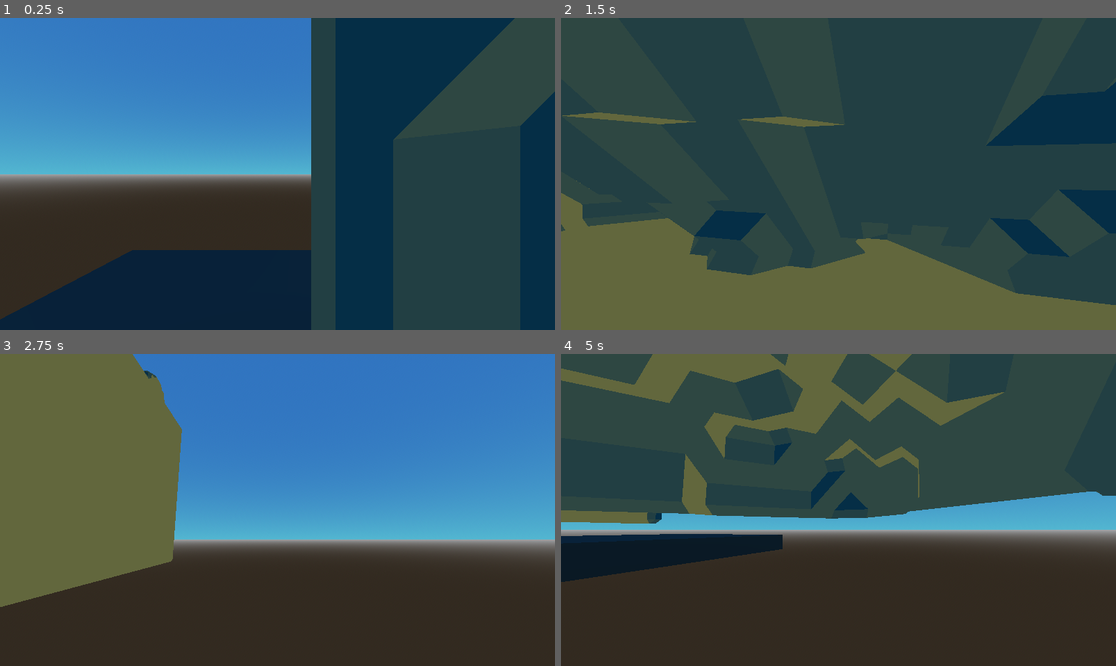
Above: before the commit, frames 1-4 (two rows, left to right).
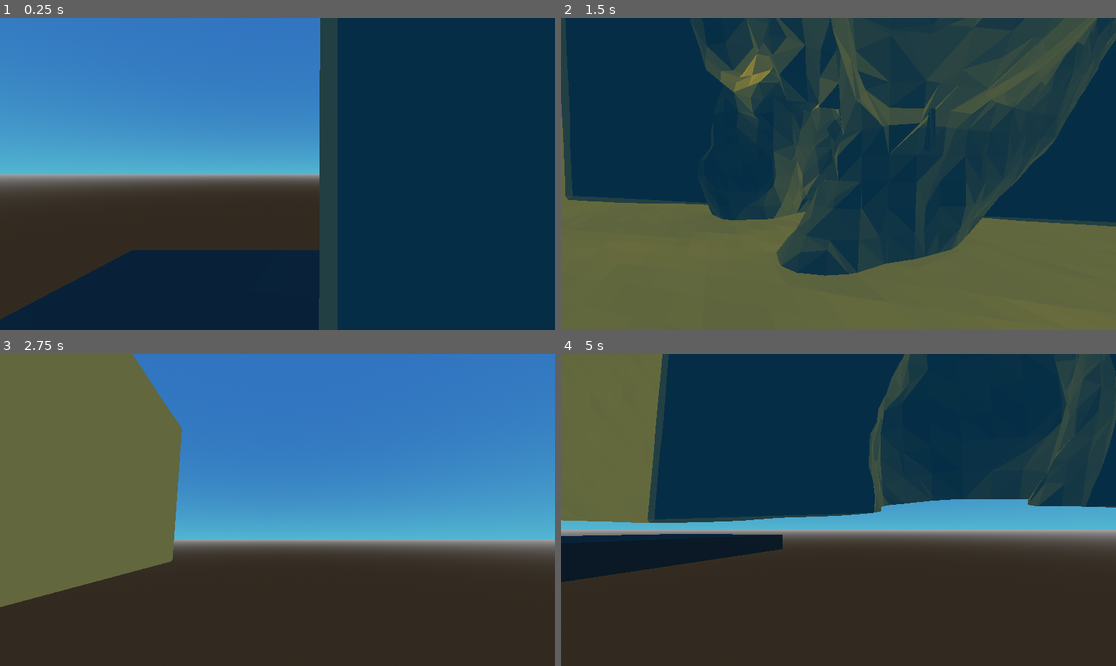
Above: after the commit, the same moments.

Repository: townofdon/godot-cavegen
Game: Godot game, scene res://scenes/test-scene.tscn
The game is run twice, just before and just after one commit, with the same random seed, the same clock (stepped at 60 frames per second) and the same inputs.
Inputs (mouse positions are in pixels of both pictures, inside the frame that each line leads up to):
- Up to frame 1 (0.25 s): no input
- Up to frame 2 (1.5 s): tap Enter at 0.5 s; move the mouse to (960, 158) at 0.52 s; hold D (move_right) 0.53-1.28 s; move the mouse to (727, 189) at 1.27 s; hold S (move_back) from 1.28 s (still down)
- Up to frame 3 (2.75 s): move the mouse to (333, 441) at 2.02 s; release S (move_back) at 2.03 s; hold D (move_right) from 2.03 s (still down)
- Up to frame 4 (5 s): move the mouse to (810, 572) at 2.77 s; release D (move_right) at 2.78 s; hold W (move_forward) 2.78-3.53 s; move the mouse to (1005, 556) at 3.52 s; hold A (move_left) from 3.53 s (still down); tap Space at 4.25 s; move the mouse to (672, 463) at 4.27 s

The runs differ from the first frame. In frame 1, 22% of the frame differs, in the area x 56-100%, y 0-100%; in frame 2, 44%, in the area x 0-100%, y 0-92%; in frame 3, 0.1%; in frame 4, 42%.

Commit message:
checkpoint: try optimizing before switch to C#

Diff:
--- a/resources/config.tres
+++ b/resources/config.tres
@@ -10,7 +10,8 @@
 cell_size = 0.5
 border_size = 1
 noise_seed = 0
-iso_value = null
+iso_value = 0.5
 ceiling = 0.67
-curve = null
+curve = 1.0
+interpolate = true
 metadata/_custom_type_script = "uid://dqy6yru8mv4oj"
--- a/scenes/test-scene.tscn
+++ b/scenes/test-scene.tscn
@@ -32,16 +32,16 @@
 [sub_resource type="BoxShape3D" id="BoxShape3D_4n1no"]
 
 [sub_resource type="FastNoiseLite" id="FastNoiseLite_oktae"]
-noise_type = 3
-seed = 1
-frequency = 0.0829
-offset = Vector3(279.29, -97.29, -249.45)
-fractal_type = 0
+noise_type = 4
+seed = 2
+frequency = 0.0376
+offset = Vector3(331.24, -97.29, -152.15)
+fractal_type = 3
 fractal_octaves = 6
 fractal_lacunarity = 1.93
 fractal_weighted_strength = 0.19
 domain_warp_enabled = true
-domain_warp_amplitude = 19.94
+domain_warp_amplitude = 19.15
 domain_warp_frequency = 0.01
 domain_warp_fractal_type = 2
 domain_warp_fractal_octaves = 1
--- a/scripts/config.gd
+++ b/scripts/config.gd
@@ -25,7 +25,11 @@
 @export var ceiling: float = 0.75:
 	set(v): ceiling = v; _notify_changed(1)
 ## ease curve applied to noise: 0 => easeIn, 1 => linear, 2 => easeOut
-@export_range(0, 2) var curve:float = 1
+@export_range(0, 2) var curve:float = 1:
+	set(v): curve = v; _notify_changed(1)
+## when enabled, vertices are interpolated to more closely match the isosurface
+@export var interpolate:bool = true:
+	set(v): interpolate = v; _notify_changed(1)
 
 #@export_group("Noise")
 #@export var noise_type := FastNoiseLite.NoiseType.TYPE_SIMPLEX_SMOOTH: set = _notify_changed
--- a/scripts/meshgen.gd
+++ b/scripts/meshgen.gd
@@ -29,12 +29,13 @@
 	noise_samples = []
 	var minV := INF
 	var maxV := -INF
-	# first pass - sample all noise values in grid
+	# first pass - sample all noise values in grid - ORDER MATTERS HERE FOR NOISE LOOKUP!
 	for z in num_cells.z:
 		for y in num_cells.y:
-			var below_ceiling := y + 1 < cfg.ceiling * num_cells.y
 			for x in num_cells.x:
-				# if outside, set to 0
+				var val := noise.get_noise_3d(x, y, z)
+				noise_samples.append(val)
+				# if at boundary, skip
 				if (
 					x == 0 ||
 					y == 0 ||
@@ -43,24 +44,16 @@
 					y == num_cells.y - 1 ||
 					z == num_cells.z - 1
 				):
-					noise_samples.append(0)
 					continue
-				# if border, set to 1
-				if (
-					below_ceiling && (
-						x <= cfg.border_size ||
-						y <= cfg.border_size ||
-						z <= cfg.border_size ||
-						x >= num_cells.x - 1 - cfg.border_size ||
-						y >= num_cells.y - 1 - cfg.border_size ||
-						z >= num_cells.z - 1 - cfg.border_size
-					)
+				# if below_ceiling and at border, skip
+				if (y + 1 < cfg.ceiling * num_cells.y) && (
+					x <= cfg.border_size ||
+					y <= cfg.border_size ||
+					z <= cfg.border_size ||
+					x >= num_cells.x - 1 - cfg.border_size ||
+					z >= num_cells.z - 1 - cfg.border_size
 				):
-					noise_samples.append(1)
 					continue
-				# calc actual noise value for everything else
-				var val := noise.get_noise_3d(x, y, z)
-				noise_samples.append(val)
 				if val < minV: minV = val
 				if val > maxV: maxV = val
 	# second pass - normalize noise values
@@ -78,6 +71,32 @@
 				val = lerpf(valEaseIn, val, clampf(cfg.curve, 0, 1))
 				val = lerpf(val, valEaseOut, clampf(cfg.curve - 1, 0, 1))
 				noise_samples.set(i, val * get_above_ceil_multiplier(y))
+	# third pass - apply bounds, borders
+	for y in num_cells.y:
+		for z in num_cells.z:
+			for x in num_cells.x:
+				var i := x + y*num_cells.x + z*num_cells.y*num_cells.x
+				# if at boundary, set to 0
+				if (
+					x == 0 ||
+					y == 0 ||
+					z == 0 ||
+					x == num_cells.x - 1 ||
+					y == num_cells.y - 1 ||
+					z == num_cells.z - 1
+				):
+					noise_samples.set(i, 0)
+					continue
+				# if below ceiling and at border, set to 1
+				if (y + 1 < cfg.ceiling * num_cells.y) && (
+					x <= cfg.border_size ||
+					y <= cfg.border_size ||
+					z <= cfg.border_size ||
+					x >= num_cells.x - 1 - cfg.border_size ||
+					z >= num_cells.z - 1 - cfg.border_size
+				):
+					noise_samples.set(i, 1)
+					continue
 
 ## return a value where 1 => at ceil, 0 => at bounds
 func get_above_ceil_multiplier(y:int) -> float:
@@ -91,11 +110,39 @@
 		return 0.0
 	return clampf(inverse_lerp(max_y, ceiling, y), 0.0, 1.0)
 
-func get_noise_value(x:int, y:int, z:int) -> float:
-	var i := x + y*num_cells.x + z*num_cells.y*num_cells.x
-	if (i < 0 || i >= len(noise_samples)):
-		return INF;
-	return noise_samples.get(i)
+## determine whether coords are outside the bounds
+#func is_bounds(x:int, y:int, z:int) -> bool:
+	#return (
+		#x == 0 ||
+		#y == 0 ||
+		#z == 0 ||
+		#x == num_cells.x - 1 ||
+		#y == num_cells.y - 1 ||
+		#z == num_cells.z - 1
+	#)
+
+## return true when coords constitute a border (wall)
+#func is_border(x:int, y:int, z:int) -> bool:
+	#return !is_bounds(x, y, z) && (
+		#x <= cfg.border_size ||
+		#y <= cfg.border_size ||
+		#z <= cfg.border_size ||
+		## exclude (y >= borderStart) check since the ceiling is always open
+		#x >= num_cells.x - 1 - cfg.border_size ||
+		#z >= num_cells.z - 1 - cfg.border_size
+	#)
+
+func dist_from_border(x:int, y:int, z:int) -> int:
+	var dist_x:int = mini(absi(x - cfg.border_size), absi(num_cells.x - 1 - cfg.border_size - x))
+	var dist_y:int = absi(y - cfg.border_size)
+	var dist_z:int = mini(absi(z - cfg.border_size), absi(num_cells.z - 1 - cfg.border_size - z))
+	return mini(mini(dist_x, dist_y), dist_z)
+
+#func get_noise_value(x:int, y:int, z:int) -> float:
+	#var i := x + y*num_cells.x + z*num_cells.y*num_cells.x
+	#assert(i >= 0)
+	#assert(i < len(noise_samples))
+	#return noise_samples.get(i)
 
 func march_cubes() -> void:
 	mesh = ImmediateMesh.new()
@@ -137,9 +184,9 @@
 					var z1:int = points1[2]
 					var a = Vector3(x + x0, y + y0, z + z0)
 					var b = Vector3(x + x1, y + y1, z + z1)
-					# TODO: INTERPOLATE a AND b!
-					var point = (a + b) * 0.5;
-					points.append(point)
+					points.append(interpolate_points(a, b))
+					#var point = (a + b) * 0.5;
+					#points.append(point)
 				@warning_ignore("integer_division")
 				for i in len(points) / 3:
 					var point0 := points[i*3 + 0]
@@ -147,6 +194,36 @@
 					var point2 := points[i*3 + 2]
 					add_triangle_to_mesh([point0, point1, point2], uv)
 	mesh.surface_end()
+
+## note - this assumes p0 and p1 are points on the noise grid.
+func interpolate_points(a: Vector3, b: Vector3) -> Vector3:
+	if (!cfg.interpolate):
+		return (a + b) * 0.5;
+	var ia := int(a.x) + int(a.y)*num_cells.x + int(a.z)*num_cells.y*num_cells.x
+	var ib := int(b.x) + int(b.y)*num_cells.x + int(b.z)*num_cells.y*num_cells.x
+	assert(ia >= 0)
+	assert(ia < len(noise_samples))
+	assert(ib >= 0)
+	assert(ib < len(noise_samples))
+	#var noise_a := get_noise_value(int(a.x), int(a.y), int(a.z))
+	#var noise_b := get_noise_value(int(b.x), int(b.y), int(b.z))
+	var noise_a:float = noise_samples.get(ia)
+	var noise_b:float = noise_samples.get(ib)
+	assert(noise_a >= cfg.iso_value || noise_b >= cfg.iso_value)
+	assert(noise_a != INF)
+	assert(noise_b != INF)
+	if is_zero_approx((absf(cfg.iso_value - noise_a))):
+		return a
+	if is_zero_approx((absf(cfg.iso_value - noise_b))):
+		return b
+	if is_zero_approx((absf(noise_a - noise_b))):
+		return (a + b) * 0.5;
+	var mu := clampf((cfg.iso_value - noise_a) / (noise_b - noise_a), 0, 1)
+	var p := Vector3.ZERO
+	p.x = a.x + mu * (b.x - a.x);
+	p.y = a.y + mu * (b.y - a.y);
+	p.z = a.z + mu * (b.z - a.z);
+	return p
 
 func add_triangle_to_mesh(points: Array[Vector3], uv: Vector2) -> void:
 	assert(points)
@@ -176,20 +253,31 @@
 	return idx
 
 func is_point_active(x:int, y:int, z:int) -> bool:
-	var val := get_noise_value(x, y, z)
+	var i := x + y*num_cells.x + z*num_cells.y*num_cells.x
+	assert(i >= 0)
+	assert(i < len(noise_samples))
+	var val:float = noise_samples.get(i)
+	#var val := get_noise_value(x, y, z)
 	var active := val >= cfg.iso_value
 	var below_ceiling := y + 1 < cfg.ceiling * num_cells.y
-	if active && !below_ceiling && is_point_orphan(x, y, z):
-		active = false
+	# check for orphan sections above ceiling
+	if active && !below_ceiling:
+		for y2 in range(y-1, floori(num_cells.y * cfg.ceiling) - 2, -1):
+			var i2 := x + y2*num_cells.x + z*num_cells.y*num_cells.x
+			assert(i2 >= 0)
+			assert(i2 < len(noise_samples))
+			var val2:float = noise_samples.get(i)
+			if val2 > cfg.iso_value:
+				active = false
 	return active
 
-func is_point_orphan(x:int, y:int, z:int) -> bool:
-	# walk down from y to slightly below the ceiling, checking if any gaps
-	for y2 in range(y-1, floori(num_cells.y * cfg.ceiling) - 2, -1):
-		var val := get_noise_value(x, y2, z)
-		var active := val > cfg.iso_value
-		if !active: return true
-	return false
+#func is_point_orphan(x:int, y:int, z:int) -> bool:
+	## walk down from y to slightly below the ceiling, checking if any gaps
+	#for y2 in range(y-1, floori(num_cells.y * cfg.ceiling) - 2, -1):
+		#var val := get_noise_value(x, y2, z)
+		#var active := val > cfg.iso_value
+		#if !active: return true
+	#return false
 
 #
 # debug
--- /dev/null
+++ b/scripts/meshutils.gd
@@ -0,0 +1,2 @@
+extends Object
+class_name Utils
Not shown, added: scripts/meshutils.gd.uid
